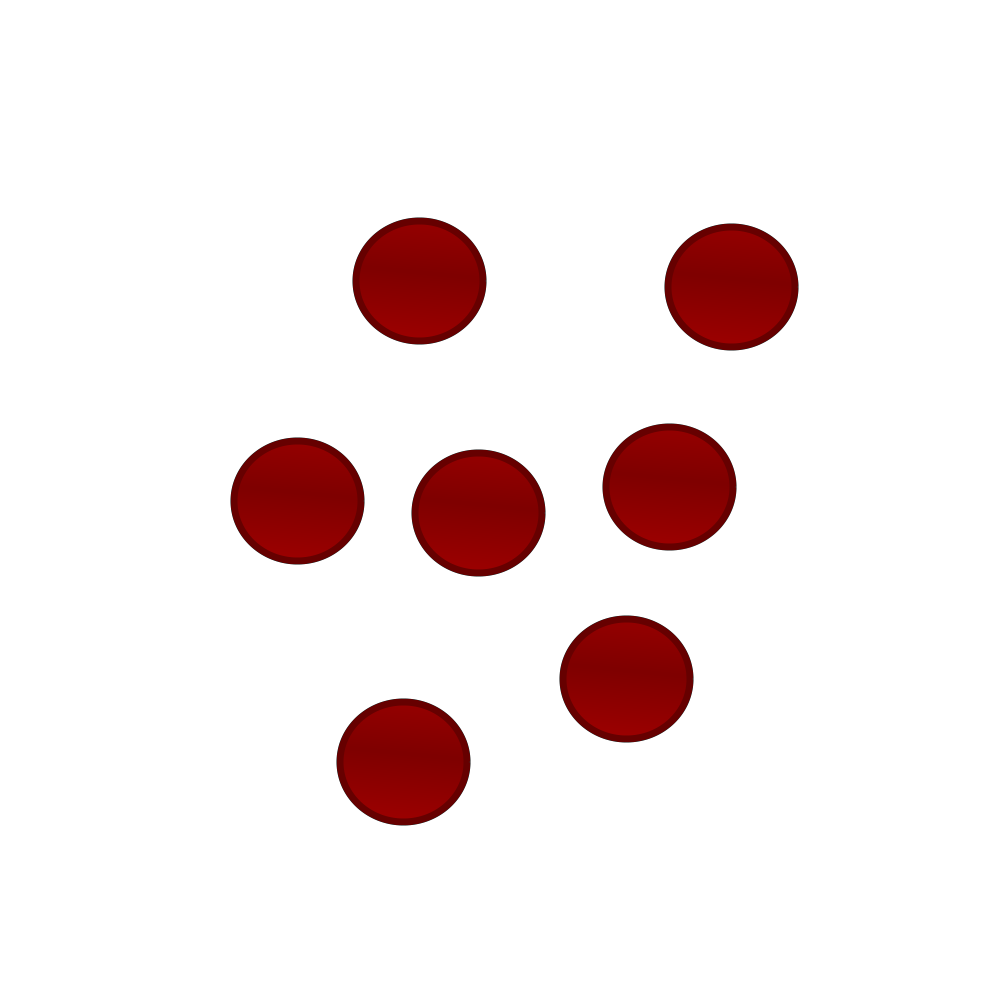
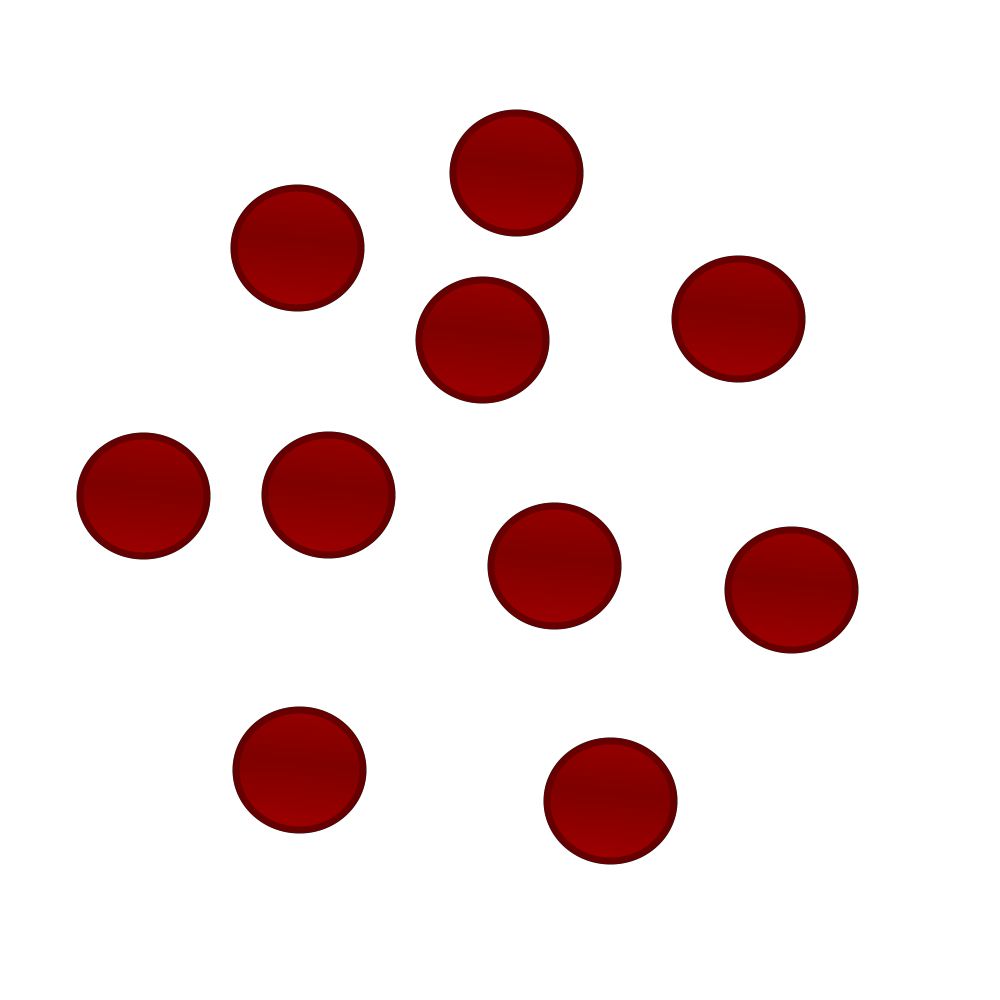
Revision of a layered 1000 x 1000 image; what changed, layer by layer:
removed layer "Layer 3" over [left=230, top=217, right=799, bottom=826]
added layer "Layer 2" above "Layer 24" over [left=76, top=109, right=859, bottom=865]
